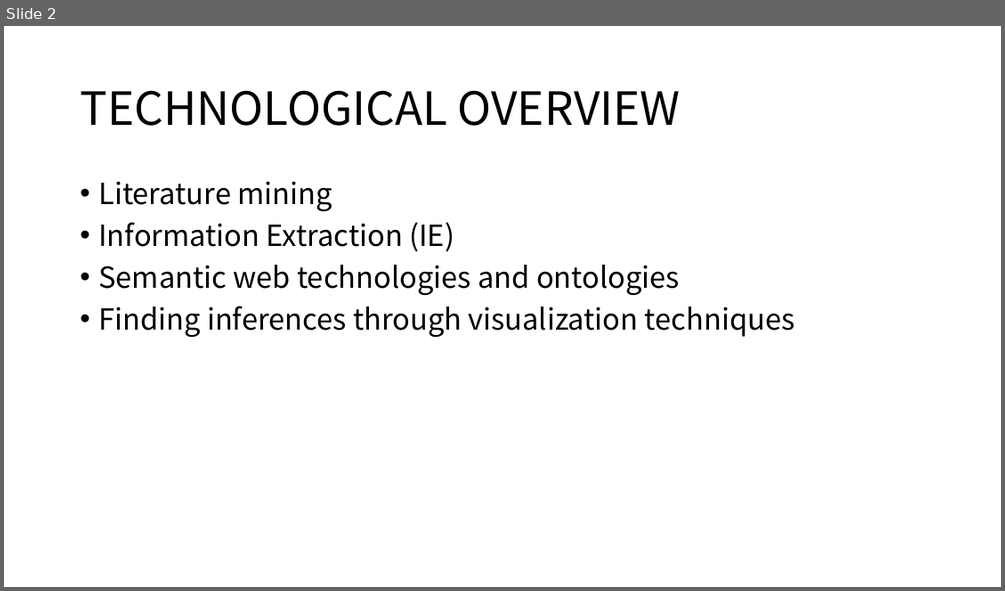
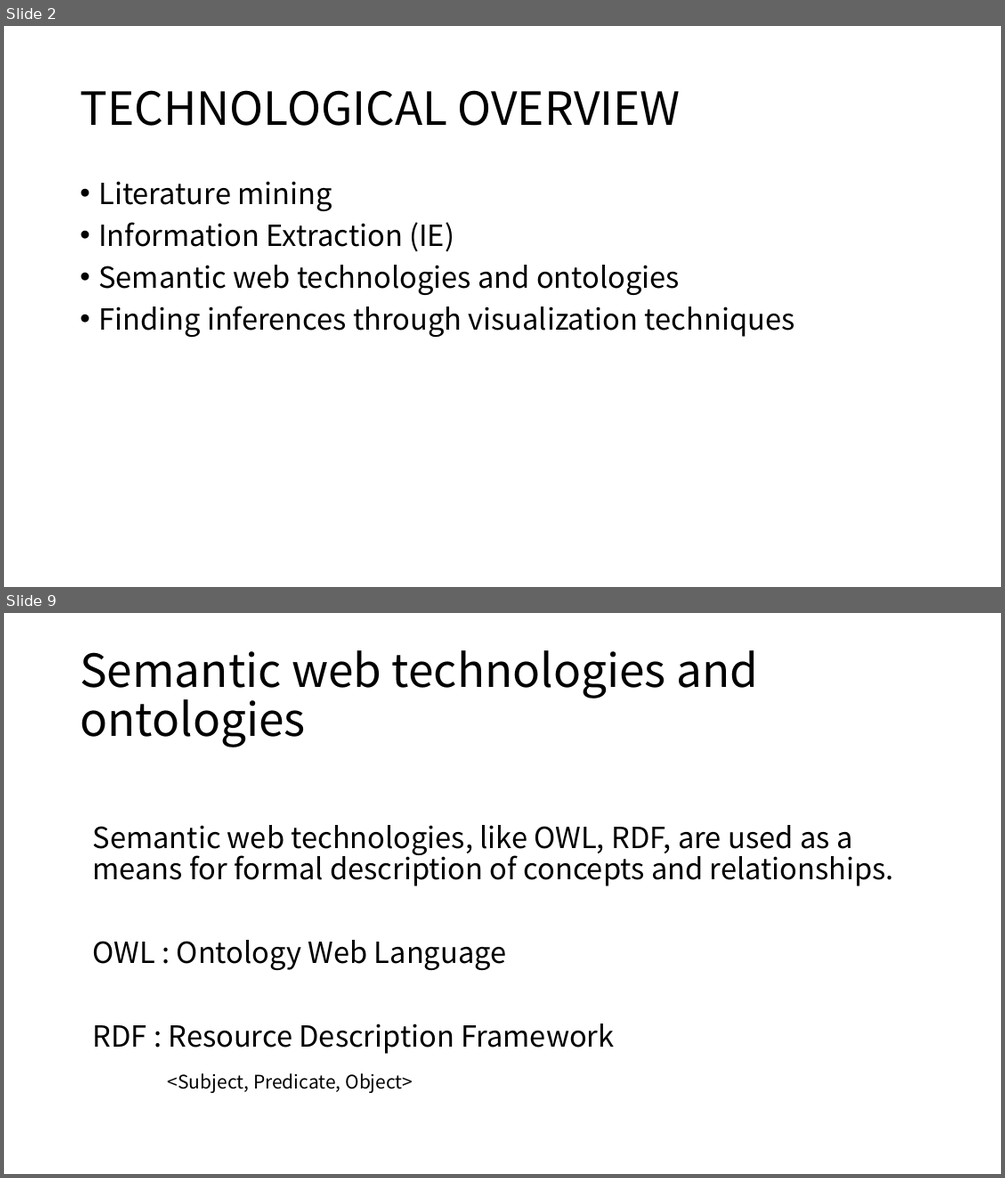
Before and after one commit to moklise/TIL, a slide deck: Review/[3] Literature mining, ontologies and information visualization for drug repurposing/Literature mining, ontologies and information visualization for.pptx. Shown one above the other, each under a label of ours: slide 2 before the commit, slides 2 and 9 after it; the slides between them are not shown. The pictures are 1005x591 and 1005x1178 pixels, drawn with LibreOffice and Linux fonts; fonts in the diff are those of the drawing. Boxes give left, top, right and bottom in pixels: in the first picture for what was removed or moved away, otherwise in the second. Text is boxed around its words. In the diff, an @@ line names an element or a change of style, - is before the commit and + after.

```diff
--- a/Review/[3] Literature mining, ontologies and information visualization for drug repurposing/Literature mining, ontologies and information visualization for.pptx
+++ b/Review/[3] Literature mining, ontologies and information visualization for drug repurposing/Literature mining, ontologies and information visualization for.pptx
@@ slide 9 added at [4,613,1001,1174], background #FFFFFF @@
@@ title added at [80,650,758,747], 44 pt, text #000000 @@
+Semantic web technologies and ontologies
@@ text added at [93,825,894,1093], 28 pt, text #000000 @@
+Semantic web technologies, like OWL, RDF, are used as a means for formal description of concepts and relationships.
+OWL : Ontology Web Language
+RDF : Resource Description Framework
+<Subject, Predicate, Object>
```
Also in this commit, not shown: 6 slides changed, 5 other slides added, 1 slide removed.
